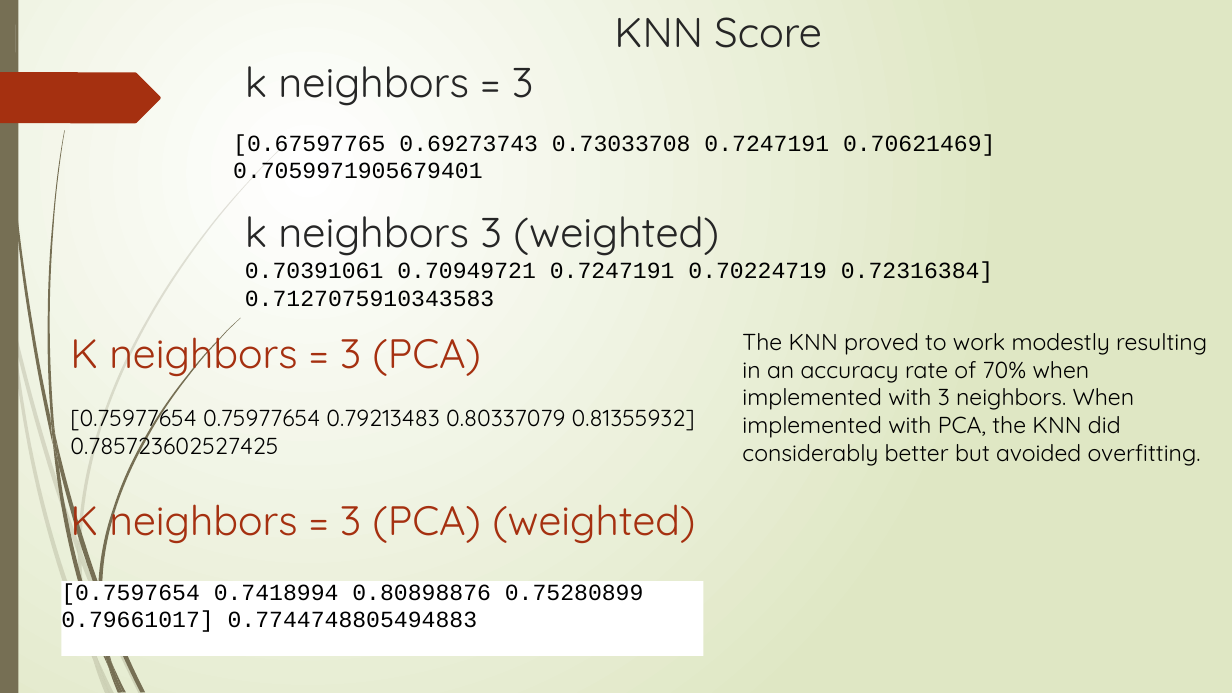
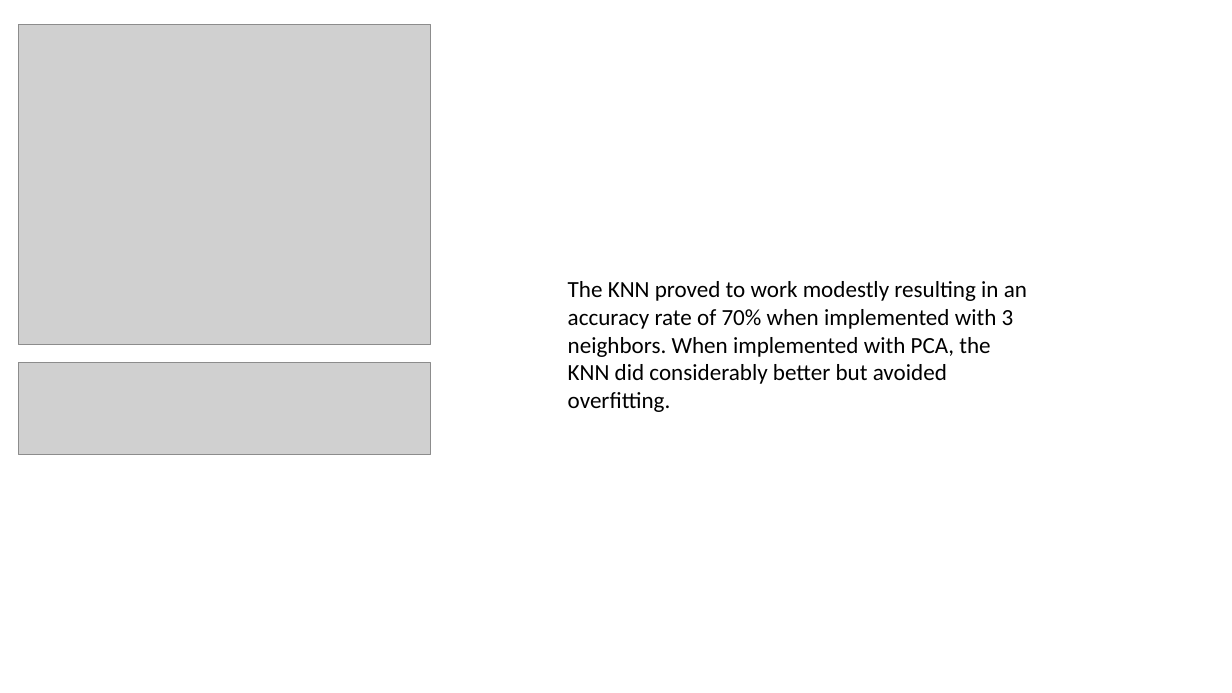
Before and after one commit to ezzanger/Supervised-Learning-Capstones, a slide deck: slide 14 of Supervised_Learning.pptx (slide 12 before the commit). Drawn at 1232x693 pixels with LibreOffice and Linux fonts; fonts in the diff are those of the drawing; grey boxes stand for pictures. Boxes give left, top, right and bottom in pixels: in the first picture for what was removed or moved away, otherwise in the second. Text is boxed around its words. In the diff, an @@ line names an element or a change of style, - is before the commit and + after.

```diff
--- a/Supervised_Learning.pptx
+++ b/Supervised_Learning.pptx
@@ background gradient #FFFFFF to #DFE8C4 to #FFFFFF @@
@@ rectangle removed at <box>0,0,18,693</box> @@
@@ picture added at <box>18,24,431,345</box> @@
@@ freeform shape removed at <box>0,72,161,123</box> @@
@@ title removed at <box>245,66,993,307</box> @@
-KNN Score
-k neighbors = 3
-k neighbors 3 (weighted)
-0.70391061 0.70949721 0.7247191 0.70224719 0.72316384] 0.7127075910343583
@@ text removed at <box>233,134,995,179</box> @@
-[0.67597765 0.69273743 0.73033708 0.7247191 0.70621469] 0.7059971905679401
@@ text "The KNN proved to work ...": place and size @@
-text "The KNN proved to work ..." at <box>742,333,1207,466</box>
+text "The KNN proved to work ..." at <box>568,281,1027,412</box>
@@ text "The KNN proved to work ..." at <box>568,281,1027,412</box>: font Quicksand to Calibri @@
@@ text removed at <box>70,326,481,379</box> @@
-K neighbors = 3 (PCA)
@@ picture added at <box>18,363,431,456</box> @@
@@ text removed at <box>70,403,695,460</box> @@
-[0.75977654 0.75977654 0.79213483 0.80337079 0.81355932]
-0.785723602527425
@@ text removed at <box>70,493,695,546</box> @@
-K neighbors = 3 (PCA) (weighted)
@@ text removed at <box>61,577,703,661</box> @@
-[0.7597654 0.7418994 0.80898876 0.75280899 0.79661017] 0.7744748805494883
@@ group removed at <box>0,141,288,693</box>: 10 freeform shapes @@
@@ group removed at <box>3,0,240,693</box>: 11 freeform shapes @@
```
Also in this commit, not shown: 15 other slides changed, 4 slides added, 3 slides removed, 1 other file.
